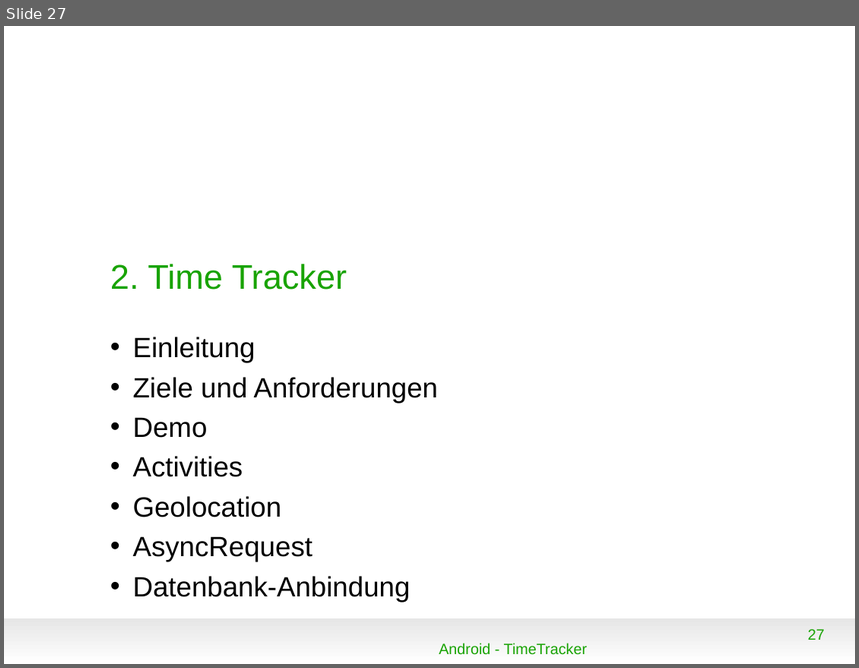
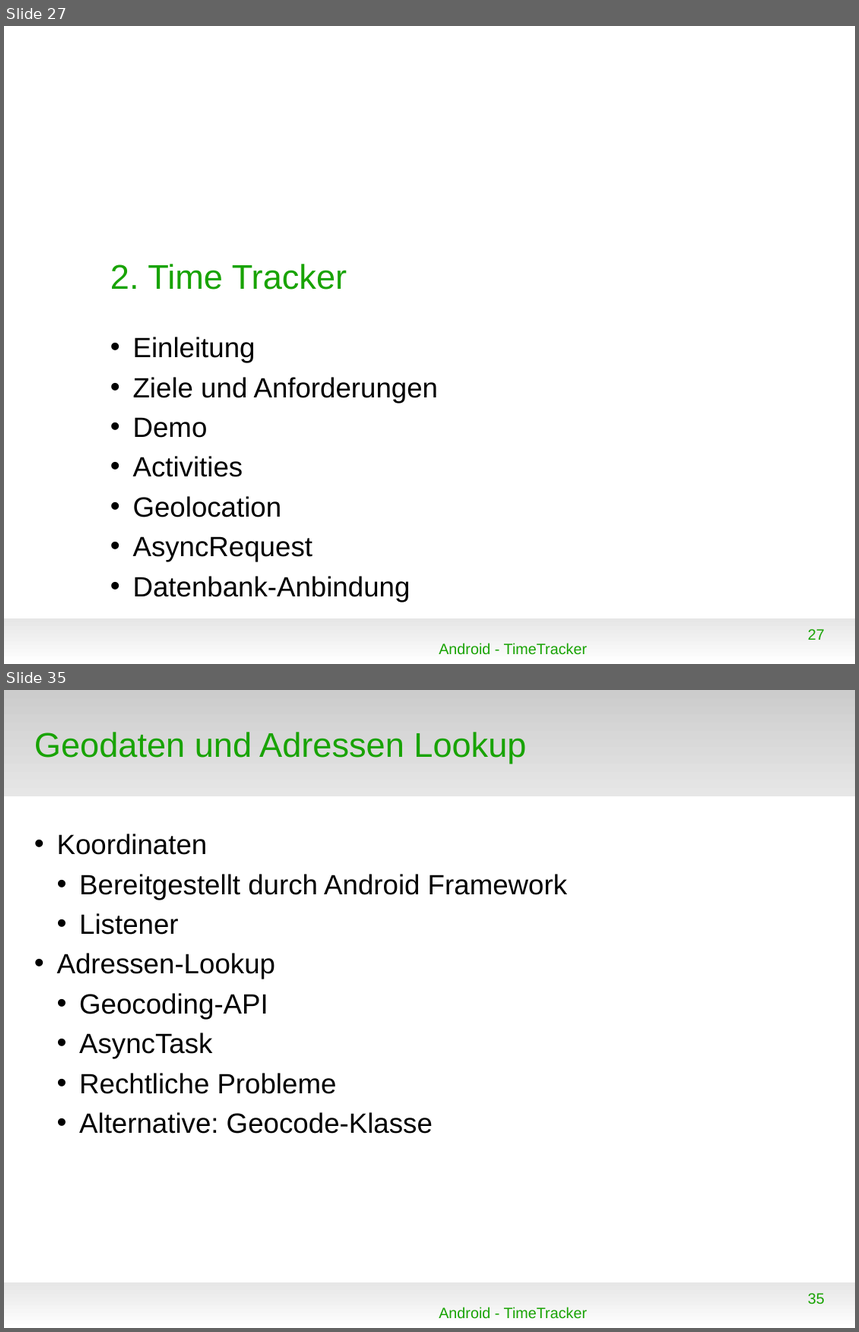
Before and after one commit to floriandrs/presentation, a slide deck: vortrag.odp. Shown one above the other, each under a label of ours: slide 27 before the commit, slides 27 and 35 after it; the slides between them are not shown. The pictures are 859x668 and 859x1332 pixels, drawn with LibreOffice and Linux fonts; fonts in the diff are those of the drawing; background and template pictures are left out. Boxes give left, top, right and bottom in pixels: in the first picture for what was removed or moved away, otherwise in the second. Text is boxed around its words. In the diff, an @@ line names an element or a change of style, - is before the commit and + after.

```diff
--- a/vortrag.odp
+++ b/vortrag.odp
@@ slide 35 added at [4,690,855,1328], background #FFFFFF; not listed: 1 template element that a slide beside it also shows @@
@@ rectangle added at [4,690,855,796], fill gradient #CCCCCC to #E6E6E6 @@
@@ title added at [34,732,526,763], 32 pt, text #18A303 @@
+Geodaten und Adressen Lookup
@@ text added at [57,834,567,1134], 26 pt, text #000000 @@
+• Koordinaten
+  • Bereitgestellt durch Android Framework
+  • Listener
+• Adressen-Lookup
+  • Geocoding-API
+  • AsyncTask
+  • Rechtliche Probleme
+  • Alternative: Geocode-Klasse
@@ page number added at [808,1293,825,1304], 14 pt, text #18A303 @@
+35
@@ text added at [439,1307,588,1319], 14 pt, text #18A303 @@
+Android - TimeTracker
```
Also in this commit, not shown: 4 slides changed, 11 other slides added, 1 slide removed, 4 other files.
